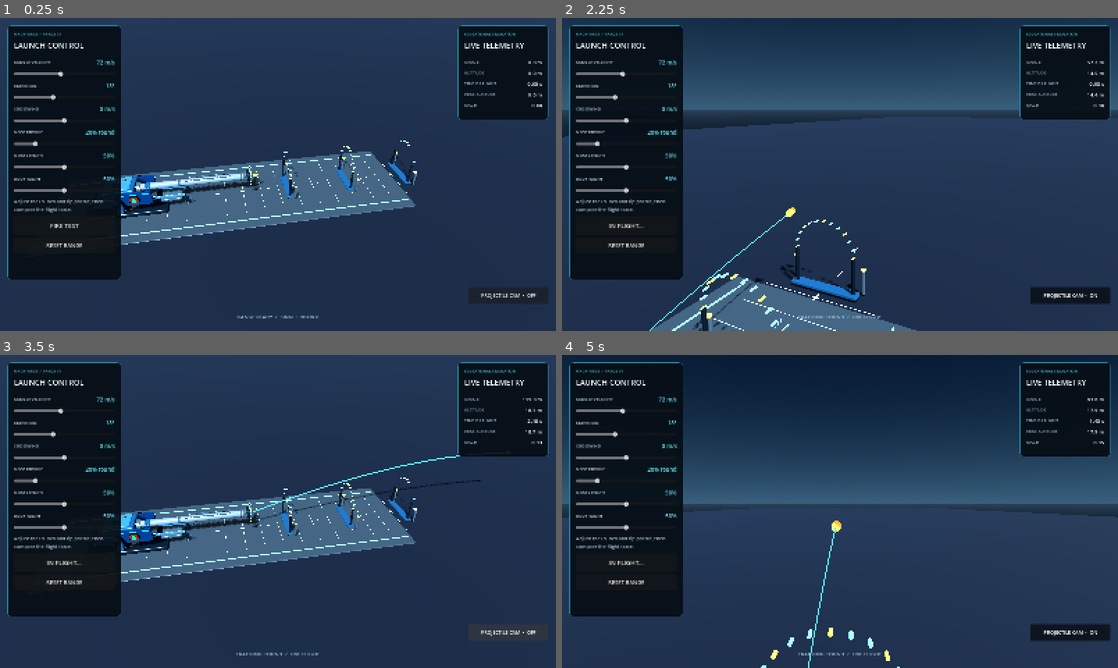
Above: before the commit, frames 1-4 (two rows, left to right).
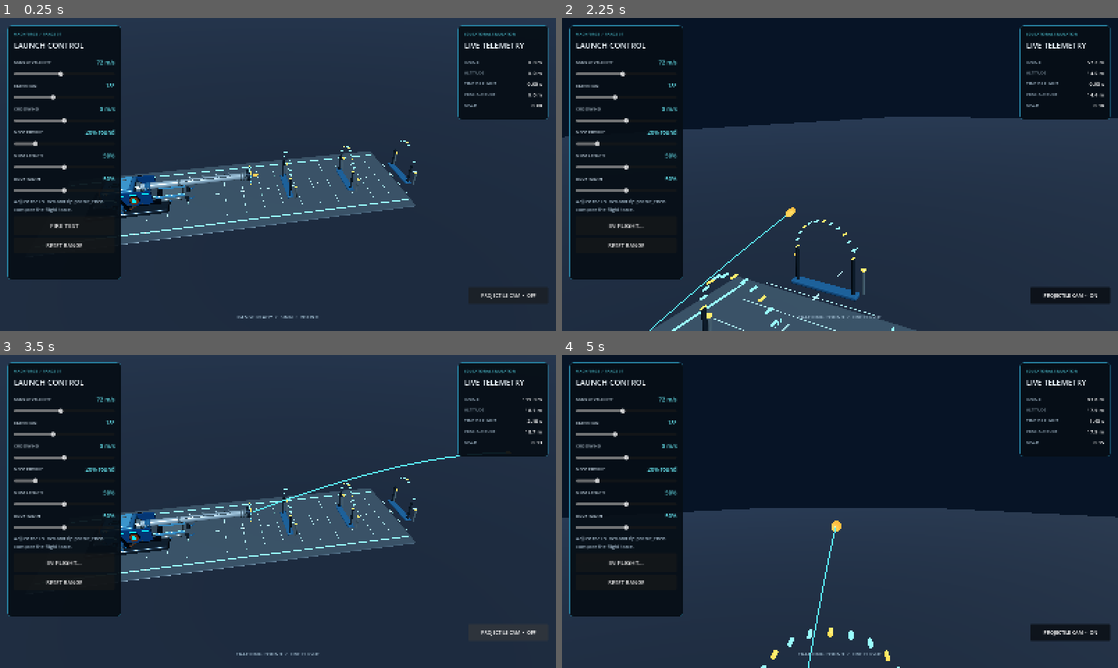
Above: after the commit, the same moments.

Repository: tpylman90-ctrl/MachForgeFun
Game: Godot game, scene res://scenes/range.tscn
Same seed, same stepped clock (60 frames per second), same inputs: the game is played once before the commit and once after it.
Inputs:
- Up to frame 1 (0.25 s): no input
- Up to frame 2 (2.25 s): click "FIRE TEST" at 0.5 s; click "IN FLIGHT…" at 1.25 s; click "PROJECTILE CAM • OFF" at 2 s
- Up to frame 3 (3.5 s): click "PROJECTILE CAM • ON" at 2.75 s
- Up to frame 4 (5 s): click "IN FLIGHT…" at 3.5 s; click "PROJECTILE CAM • OFF" at 4.25 s

The runs differ from the first frame. In frame 1, 9.4% of the frame differs, in the area x 21-75%, y 39-73%; in frame 2, 26%; in frame 3, 9.3%; in frame 4, 26%, in the area x 0-100%, y 3-100%.

Commit message:
Simplify mobile scene lighting

Diff:
--- a/scripts/range_game.gd
+++ b/scripts/range_game.gd
@@ -72,15 +72,8 @@
 func _setup_world() -> void:
 	var world := WorldEnvironment.new()
 	var environment := Environment.new()
-	environment.background_mode = Environment.BG_SKY
-	var sky := Sky.new()
-	var sky_material := ProceduralSkyMaterial.new()
-	sky_material.sky_top_color = Color("071426")
-	sky_material.sky_horizon_color = Color("304c61")
-	sky_material.ground_bottom_color = Color("101a27")
-	sky_material.ground_horizon_color = Color("263747")
-	sky.sky_material = sky_material
-	environment.sky = sky
+	environment.background_mode = Environment.BG_COLOR
+	environment.background_color = Color("071426")
 	environment.ambient_light_source = Environment.AMBIENT_SOURCE_COLOR
 	environment.ambient_light_color = Color("8299aa")
 	environment.ambient_light_energy = 0.55
@@ -91,7 +84,7 @@
 	sun.rotation_degrees = Vector3(-48, -28, 0)
 	sun.light_color = Color("c8e5ff")
 	sun.light_energy = 1.4
-	sun.shadow_enabled = true
+	sun.shadow_enabled = false
 	add_child(sun)
 
 
